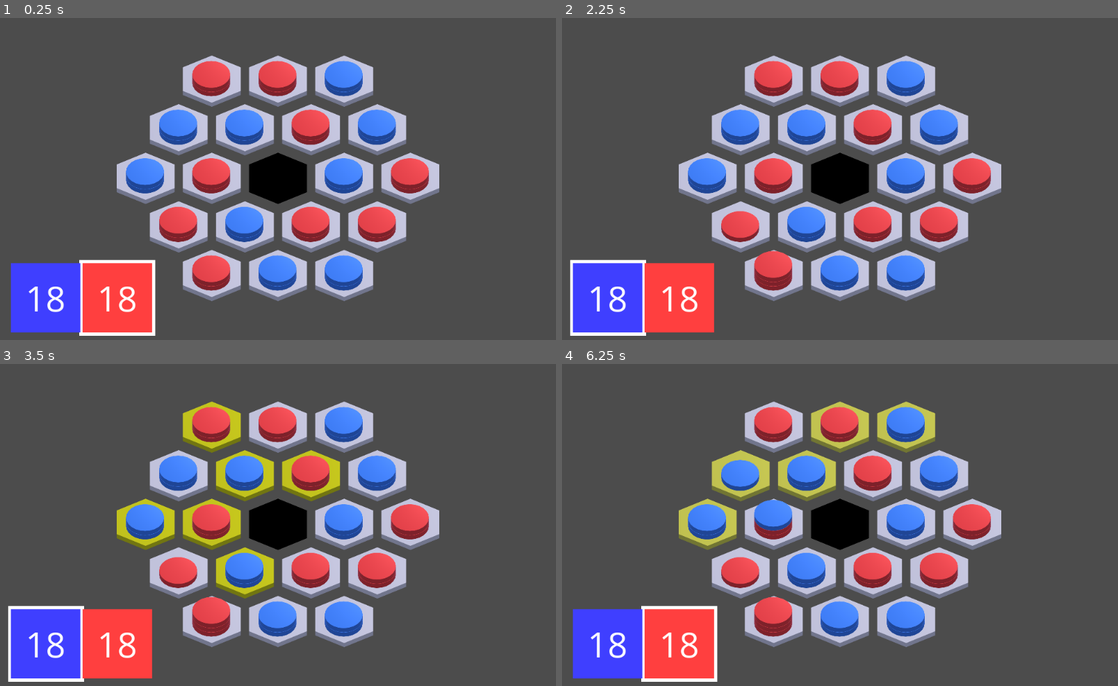
Above: before the commit, frames 1-4 (two rows, left to right).
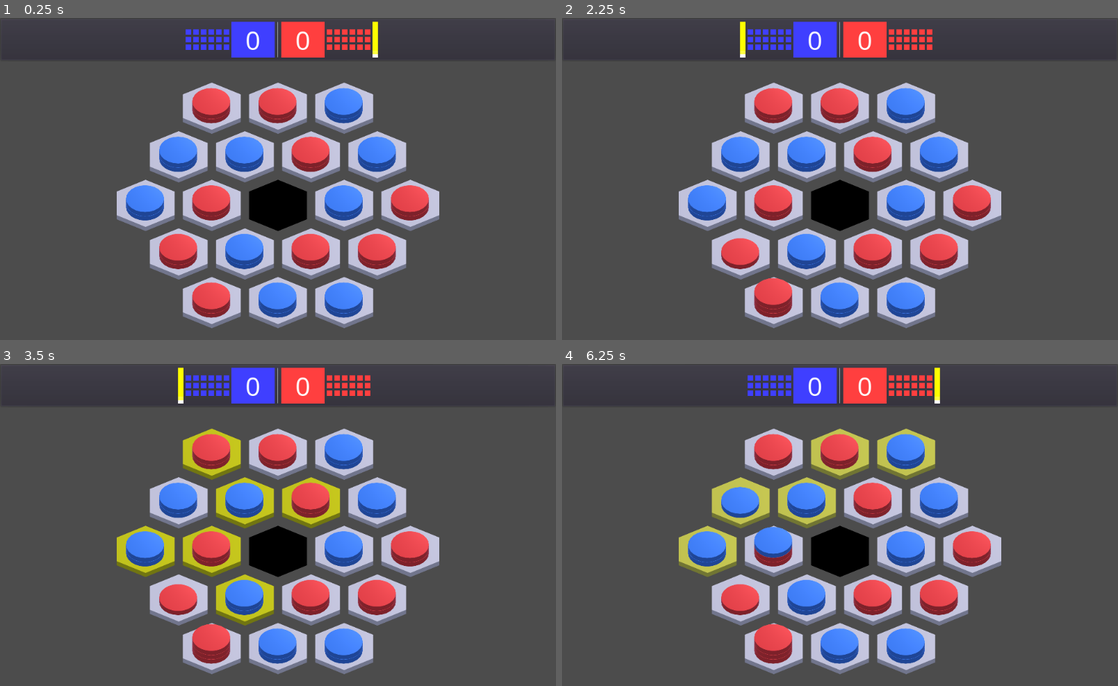
Above: after the commit, the same moments.

Repository: Syldarion/TumbleTile
Game: Godot game, scene res://scenes/Game.tscn
Same seed, same stepped clock (60 frames per second), same inputs: the game is played once before the commit and once after it.
Inputs (mouse positions are in pixels of both pictures, inside the frame that each line leads up to):
- Up to frame 1 (0.25 s): no input
- Up to frame 2 (2.25 s): tap Enter at 0.5 s; move the mouse to (706, 179) at 0.52 s; click (706, 179) at 0.67 s; tap Space at 1.25 s; move the mouse to (739, 230) at 1.27 s; click (739, 230) at 1.42 s; move the mouse to (773, 278) at 2.02 s; click (773, 278) at 2.17 s
- Up to frame 3 (3.5 s): tap Enter at 2.75 s; move the mouse to (177, 476) at 2.77 s; click (177, 476) at 2.92 s
- Up to frame 4 (6.25 s): move the mouse to (773, 525) at 3.52 s; click (773, 525) at 3.67 s; tap Space at 4.25, 5.75 s; move the mouse to (806, 576) at 4.27 s; click (806, 576) at 4.42 s; tap Enter at 5 s; move the mouse to (840, 624) at 5.02 s; click (840, 624) at 5.17 s; move the mouse to (773, 428) at 5.77 s; click (773, 428) at 5.92 s

The runs differ from the first frame. In frame 1, 41% of the frame differs, in the area x 1-96%, y 1-99%; in frame 2, 41%; in frame 3, 42%; in frame 4, 42%.

Commit message:
Updated score and turn UI

Diff:
--- a/project.godot
+++ b/project.godot
@@ -28,6 +28,7 @@
 
 config/name="TumbleTile"
 run/main_scene="res://scenes/Game.tscn"
+boot_splash/image="res://sprites/TileTumbleLogo.png"
 config/icon="res://icon.png"
 
 [autoload]
--- a/scenes/Game.tscn
+++ b/scenes/Game.tscn
@@ -1,13 +1,10 @@
-[gd_scene load_steps=7 format=2]
+[gd_scene load_steps=8 format=2]
 
 [ext_resource path="res://scenes/HexMap.tscn" type="PackedScene" id=1]
 [ext_resource path="res://fonts/OpenSans-Regular.ttf" type="DynamicFontData" id=2]
 [ext_resource path="res://scripts/game_runner.gd" type="Script" id=3]
 [ext_resource path="res://scenes/PlayerChip.tscn" type="PackedScene" id=4]
-
-[sub_resource type="DynamicFont" id=1]
-size = 64
-font_data = ExtResource( 2 )
+[ext_resource path="res://scripts/game_ui.gd" type="Script" id=5]
 
 [sub_resource type="DynamicFont" id=2]
 size = 72
@@ -16,78 +13,25 @@
 use_filter = true
 font_data = ExtResource( 2 )
 
+[sub_resource type="DynamicFont" id=3]
+size = 48
+use_filter = true
+font_data = ExtResource( 2 )
+
 [node name="Game" type="Node2D"]
 script = ExtResource( 3 )
 player_one_indicator_pos = Vector2( 15, 447 )
 player_two_indicator_pos = Vector2( 146, 447 )
 
 [node name="Camera2D" type="Camera2D" parent="."]
+offset = Vector2( 0, -50 )
 current = true
 
 [node name="HexMap" parent="." instance=ExtResource( 1 )]
 player_chip_scene = ExtResource( 4 )
 
 [node name="GameUI" type="CanvasLayer" parent="."]
-
-[node name="CurrentRect" type="ColorRect" parent="GameUI"]
-anchor_top = 1.0
-anchor_bottom = 1.0
-margin_left = 146.0
-margin_top = -153.0
-margin_right = 286.0
-margin_bottom = -13.0
-rect_min_size = Vector2( 140, 140 )
-__meta__ = {
-"_edit_use_anchors_": false
-}
-
-[node name="HBoxContainer" type="HBoxContainer" parent="GameUI"]
-anchor_top = 1.0
-anchor_bottom = 1.0
-margin_left = 20.0
-margin_top = -147.0
-margin_right = 280.0
-margin_bottom = -19.0
-rect_min_size = Vector2( 256, 128 )
-alignment = 1
-__meta__ = {
-"_edit_use_anchors_": false
-}
-
-[node name="BluePlayerRect" type="ColorRect" parent="GameUI/HBoxContainer"]
-margin_right = 128.0
-margin_bottom = 128.0
-rect_min_size = Vector2( 128, 128 )
-color = Color( 0.25098, 0.25098, 1, 1 )
-
-[node name="BluePlayerChipCount" type="Label" parent="GameUI/HBoxContainer/BluePlayerRect"]
-anchor_right = 1.0
-anchor_bottom = 1.0
-custom_fonts/font = SubResource( 1 )
-text = "18"
-align = 1
-valign = 1
-__meta__ = {
-"_edit_use_anchors_": false
-}
-
-[node name="RedPlayerRect" type="ColorRect" parent="GameUI/HBoxContainer"]
-margin_left = 132.0
-margin_right = 260.0
-margin_bottom = 128.0
-rect_min_size = Vector2( 128, 128 )
-color = Color( 1, 0.25098, 0.25098, 1 )
-
-[node name="RedPlayerChipCount" type="Label" parent="GameUI/HBoxContainer/RedPlayerRect"]
-anchor_right = 1.0
-anchor_bottom = 1.0
-custom_fonts/font = SubResource( 1 )
-text = "18"
-align = 1
-valign = 1
-__meta__ = {
-"_edit_use_anchors_": false
-}
+script = ExtResource( 5 )
 
 [node name="MessageContainer" type="CenterContainer" parent="GameUI"]
 anchor_right = 1.0
@@ -117,4 +61,443 @@
 custom_fonts/font = SubResource( 2 )
 text = "RED WINS"
 
+[node name="ScorePanel" type="PanelContainer" parent="GameUI"]
+anchor_right = 1.0
+margin_bottom = 80.0
+__meta__ = {
+"_edit_use_anchors_": false
+}
+
+[node name="ScoreContainer" type="HBoxContainer" parent="GameUI/ScorePanel"]
+margin_left = 7.0
+margin_top = 7.0
+margin_right = 1017.0
+margin_bottom = 73.0
+alignment = 1
+
+[node name="BlueScoreContainer" type="HBoxContainer" parent="GameUI/ScorePanel/ScoreContainer"]
+margin_left = 321.0
+margin_right = 499.0
+margin_bottom = 66.0
+alignment = 2
+
+[node name="TurnIndicator" type="ColorRect" parent="GameUI/ScorePanel/ScoreContainer/BlueScoreContainer"]
+margin_right = 10.0
+margin_bottom = 66.0
+rect_min_size = Vector2( 10, 40 )
+color = Color( 1, 1, 0.25098, 1 )
+
+[node name="ChitsContainer" type="GridContainer" parent="GameUI/ScorePanel/ScoreContainer/BlueScoreContainer"]
+margin_left = 14.0
+margin_top = 14.0
+margin_right = 94.0
+margin_bottom = 52.0
+size_flags_vertical = 4
+columns = 6
+
+[node name="ColorRect" type="ColorRect" parent="GameUI/ScorePanel/ScoreContainer/BlueScoreContainer/ChitsContainer"]
+margin_right = 10.0
+margin_bottom = 10.0
+rect_min_size = Vector2( 10, 10 )
+size_flags_horizontal = 3
+size_flags_vertical = 3
+color = Color( 0.25098, 0.25098, 1, 1 )
+
+[node name="ColorRect2" type="ColorRect" parent="GameUI/ScorePanel/ScoreContainer/BlueScoreContainer/ChitsContainer"]
+margin_left = 14.0
+margin_right = 24.0
+margin_bottom = 10.0
+rect_min_size = Vector2( 10, 10 )
+size_flags_horizontal = 3
+size_flags_vertical = 3
+color = Color( 0.25098, 0.25098, 1, 1 )
+
+[node name="ColorRect3" type="ColorRect" parent="GameUI/ScorePanel/ScoreContainer/BlueScoreContainer/ChitsContainer"]
+margin_left = 28.0
+margin_right = 38.0
+margin_bottom = 10.0
+rect_min_size = Vector2( 10, 10 )
+size_flags_horizontal = 3
+size_flags_vertical = 3
+color = Color( 0.25098, 0.25098, 1, 1 )
+
+[node name="ColorRect4" type="ColorRect" parent="GameUI/ScorePanel/ScoreContainer/BlueScoreContainer/ChitsContainer"]
+margin_left = 42.0
+margin_right = 52.0
+margin_bottom = 10.0
+rect_min_size = Vector2( 10, 10 )
+size_flags_horizontal = 3
+size_flags_vertical = 3
+color = Color( 0.25098, 0.25098, 1, 1 )
+
+[node name="ColorRect5" type="ColorRect" parent="GameUI/ScorePanel/ScoreContainer/BlueScoreContainer/ChitsContainer"]
+margin_left = 56.0
+margin_right = 66.0
+margin_bottom = 10.0
+rect_min_size = Vector2( 10, 10 )
+size_flags_horizontal = 3
+size_flags_vertical = 3
+color = Color( 0.25098, 0.25098, 1, 1 )
+
+[node name="ColorRect6" type="ColorRect" parent="GameUI/ScorePanel/ScoreContainer/BlueScoreContainer/ChitsContainer"]
+margin_left = 70.0
+margin_right = 80.0
+margin_bottom = 10.0
+rect_min_size = Vector2( 10, 10 )
+size_flags_horizontal = 3
+size_flags_vertical = 3
+color = Color( 0.25098, 0.25098, 1, 1 )
+
+[node name="ColorRect7" type="ColorRect" parent="GameUI/ScorePanel/ScoreContainer/BlueScoreContainer/ChitsContainer"]
+margin_top = 14.0
+margin_right = 10.0
+margin_bottom = 24.0
+rect_min_size = Vector2( 10, 10 )
+size_flags_horizontal = 3
+size_flags_vertical = 3
+color = Color( 0.25098, 0.25098, 1, 1 )
+
+[node name="ColorRect8" type="ColorRect" parent="GameUI/ScorePanel/ScoreContainer/BlueScoreContainer/ChitsContainer"]
+margin_left = 14.0
+margin_top = 14.0
+margin_right = 24.0
+margin_bottom = 24.0
+rect_min_size = Vector2( 10, 10 )
+size_flags_horizontal = 3
+size_flags_vertical = 3
+color = Color( 0.25098, 0.25098, 1, 1 )
+
+[node name="ColorRect9" type="ColorRect" parent="GameUI/ScorePanel/ScoreContainer/BlueScoreContainer/ChitsContainer"]
+margin_left = 28.0
+margin_top = 14.0
+margin_right = 38.0
+margin_bottom = 24.0
+rect_min_size = Vector2( 10, 10 )
+size_flags_horizontal = 3
+size_flags_vertical = 3
+color = Color( 0.25098, 0.25098, 1, 1 )
+
+[node name="ColorRect10" type="ColorRect" parent="GameUI/ScorePanel/ScoreContainer/BlueScoreContainer/ChitsContainer"]
+margin_left = 42.0
+margin_top = 14.0
+margin_right = 52.0
+margin_bottom = 24.0
+rect_min_size = Vector2( 10, 10 )
+size_flags_horizontal = 3
+size_flags_vertical = 3
+color = Color( 0.25098, 0.25098, 1, 1 )
+
+[node name="ColorRect11" type="ColorRect" parent="GameUI/ScorePanel/ScoreContainer/BlueScoreContainer/ChitsContainer"]
+margin_left = 56.0
+margin_top = 14.0
+margin_right = 66.0
+margin_bottom = 24.0
+rect_min_size = Vector2( 10, 10 )
+size_flags_horizontal = 3
+size_flags_vertical = 3
+color = Color( 0.25098, 0.25098, 1, 1 )
+
+[node name="ColorRect12" type="ColorRect" parent="GameUI/ScorePanel/ScoreContainer/BlueScoreContainer/ChitsContainer"]
+margin_left = 70.0
+margin_top = 14.0
+margin_right = 80.0
+margin_bottom = 24.0
+rect_min_size = Vector2( 10, 10 )
+size_flags_horizontal = 3
+size_flags_vertical = 3
+color = Color( 0.25098, 0.25098, 1, 1 )
+
+[node name="ColorRect13" type="ColorRect" parent="GameUI/ScorePanel/ScoreContainer/BlueScoreContainer/ChitsContainer"]
+margin_top = 28.0
+margin_right = 10.0
+margin_bottom = 38.0
+rect_min_size = Vector2( 10, 10 )
+size_flags_horizontal = 3
+size_flags_vertical = 3
+color = Color( 0.25098, 0.25098, 1, 1 )
+
+[node name="ColorRect14" type="ColorRect" parent="GameUI/ScorePanel/ScoreContainer/BlueScoreContainer/ChitsContainer"]
+margin_left = 14.0
+margin_top = 28.0
+margin_right = 24.0
+margin_bottom = 38.0
+rect_min_size = Vector2( 10, 10 )
+size_flags_horizontal = 3
+size_flags_vertical = 3
+color = Color( 0.25098, 0.25098, 1, 1 )
+
+[node name="ColorRect15" type="ColorRect" parent="GameUI/ScorePanel/ScoreContainer/BlueScoreContainer/ChitsContainer"]
+margin_left = 28.0
+margin_top = 28.0
+margin_right = 38.0
+margin_bottom = 38.0
+rect_min_size = Vector2( 10, 10 )
+size_flags_horizontal = 3
+size_flags_vertical = 3
+color = Color( 0.25098, 0.25098, 1, 1 )
+
+[node name="ColorRect16" type="ColorRect" parent="GameUI/ScorePanel/ScoreContainer/BlueScoreContainer/ChitsContainer"]
+margin_left = 42.0
+margin_top = 28.0
+margin_right = 52.0
+margin_bottom = 38.0
+rect_min_size = Vector2( 10, 10 )
+size_flags_horizontal = 3
+size_flags_vertical = 3
+color = Color( 0.25098, 0.25098, 1, 1 )
+
+[node name="ColorRect17" type="ColorRect" parent="GameUI/ScorePanel/ScoreContainer/BlueScoreContainer/ChitsContainer"]
+margin_left = 56.0
+margin_top = 28.0
+margin_right = 66.0
+margin_bottom = 38.0
+rect_min_size = Vector2( 10, 10 )
+size_flags_horizontal = 3
+size_flags_vertical = 3
+color = Color( 0.25098, 0.25098, 1, 1 )
+
+[node name="ColorRect18" type="ColorRect" parent="GameUI/ScorePanel/ScoreContainer/BlueScoreContainer/ChitsContainer"]
+margin_left = 70.0
+margin_top = 28.0
+margin_right = 80.0
+margin_bottom = 38.0
+rect_min_size = Vector2( 10, 10 )
+size_flags_horizontal = 3
+size_flags_vertical = 3
+color = Color( 0.25098, 0.25098, 1, 1 )
+
+[node name="ColorRect" type="ColorRect" parent="GameUI/ScorePanel/ScoreContainer/BlueScoreContainer"]
+margin_left = 98.0
+margin_right = 178.0
+margin_bottom = 66.0
+rect_min_size = Vector2( 80, 0 )
+color = Color( 0.25098, 0.25098, 1, 1 )
+
+[node name="WinsLabel" type="Label" parent="GameUI/ScorePanel/ScoreContainer/BlueScoreContainer/ColorRect"]
+anchor_right = 1.0
+anchor_bottom = 1.0
+custom_fonts/font = SubResource( 3 )
+text = "0"
+align = 1
+valign = 1
+__meta__ = {
+"_edit_use_anchors_": false
+}
+
+[node name="VSeparator" type="VSeparator" parent="GameUI/ScorePanel/ScoreContainer"]
+margin_left = 503.0
+margin_right = 507.0
+margin_bottom = 66.0
+
+[node name="RedScoreContainer" type="HBoxContainer" parent="GameUI/ScorePanel/ScoreContainer"]
+margin_left = 511.0
+margin_right = 689.0
+margin_bottom = 66.0
+
+[node name="ColorRect" type="ColorRect" parent="GameUI/ScorePanel/ScoreContainer/RedScoreContainer"]
+margin_right = 80.0
+margin_bottom = 66.0
+rect_min_size = Vector2( 80, 0 )
+color = Color( 1, 0.25098, 0.25098, 1 )
+
+[node name="WinsLabel" type="Label" parent="GameUI/ScorePanel/ScoreContainer/RedScoreContainer/ColorRect"]
+anchor_right = 1.0
+anchor_bottom = 1.0
+custom_fonts/font = SubResource( 3 )
+text = "0"
+align = 1
+valign = 1
+__meta__ = {
+"_edit_use_anchors_": false
+}
+
+[node name="ChitsContainer" type="GridContainer" parent="GameUI/ScorePanel/ScoreContainer/RedScoreContainer"]
+margin_left = 84.0
+margin_top = 14.0
+margin_right = 164.0
+margin_bottom = 52.0
+size_flags_vertical = 4
+columns = 6
+__meta__ = {
+"_edit_use_anchors_": false
+}
+
+[node name="ColorRect" type="ColorRect" parent="GameUI/ScorePanel/ScoreContainer/RedScoreContainer/ChitsContainer"]
+margin_right = 10.0
+margin_bottom = 10.0
+rect_min_size = Vector2( 10, 10 )
+size_flags_horizontal = 3
+size_flags_vertical = 3
+color = Color( 1, 0.25098, 0.25098, 1 )
+
+[node name="ColorRect2" type="ColorRect" parent="GameUI/ScorePanel/ScoreContainer/RedScoreContainer/ChitsContainer"]
+margin_left = 14.0
+margin_right = 24.0
+margin_bottom = 10.0
+rect_min_size = Vector2( 10, 10 )
+size_flags_horizontal = 3
+size_flags_vertical = 3
+color = Color( 1, 0.25098, 0.25098, 1 )
+
+[node name="ColorRect3" type="ColorRect" parent="GameUI/ScorePanel/ScoreContainer/RedScoreContainer/ChitsContainer"]
+margin_left = 28.0
+margin_right = 38.0
+margin_bottom = 10.0
+rect_min_size = Vector2( 10, 10 )
+size_flags_horizontal = 3
+size_flags_vertical = 3
+color = Color( 1, 0.25098, 0.25098, 1 )
+
+[node name="ColorRect4" type="ColorRect" parent="GameUI/ScorePanel/ScoreContainer/RedScoreContainer/ChitsContainer"]
+margin_left = 42.0
+margin_right = 52.0
+margin_bottom = 10.0
+rect_min_size = Vector2( 10, 10 )
+size_flags_horizontal = 3
+size_flags_vertical = 3
+color = Color( 1, 0.25098, 0.25098, 1 )
+
+[node name="ColorRect5" type="ColorRect" parent="GameUI/ScorePanel/ScoreContainer/RedScoreContainer/ChitsContainer"]
+margin_left = 56.0
+margin_right = 66.0
+margin_bottom = 10.0
+rect_min_size = Vector2( 10, 10 )
+size_flags_horizontal = 3
+size_flags_vertical = 3
+color = Color( 1, 0.25098, 0.25098, 1 )
+
+[node name="ColorRect6" type="ColorRect" parent="GameUI/ScorePanel/ScoreContainer/RedScoreContainer/ChitsContainer"]
+margin_left = 70.0
+margin_right = 80.0
+margin_bottom = 10.0
+rect_min_size = Vector2( 10, 10 )
+size_flags_horizontal = 3
+size_flags_vertical = 3
+color = Color( 1, 0.25098, 0.25098, 1 )
+
+[node name="ColorRect7" type="ColorRect" parent="GameUI/ScorePanel/ScoreContainer/RedScoreContainer/ChitsContainer"]
+margin_top = 14.0
+margin_right = 10.0
+margin_bottom = 24.0
+rect_min_size = Vector2( 10, 10 )
+size_flags_horizontal = 3
+size_flags_vertical = 3
+color = Color( 1, 0.25098, 0.25098, 1 )
+
+[node name="ColorRect8" type="ColorRect" parent="GameUI/ScorePanel/ScoreContainer/RedScoreContainer/ChitsContainer"]
+margin_left = 14.0
+margin_top = 14.0
+margin_right = 24.0
+margin_bottom = 24.0
+rect_min_size = Vector2( 10, 10 )
+size_flags_horizontal = 3
+size_flags_vertical = 3
+color = Color( 1, 0.25098, 0.25098, 1 )
+
+[node name="ColorRect9" type="ColorRect" parent="GameUI/ScorePanel/ScoreContainer/RedScoreContainer/ChitsContainer"]
+margin_left = 28.0
+margin_top = 14.0
+margin_right = 38.0
+margin_bottom = 24.0
+rect_min_size = Vector2( 10, 10 )
+size_flags_horizontal = 3
+size_flags_vertical = 3
+color = Color( 1, 0.25098, 0.25098, 1 )
+
+[node name="ColorRect10" type="ColorRect" parent="GameUI/ScorePanel/ScoreContainer/RedScoreContainer/ChitsContainer"]
+margin_left = 42.0
+margin_top = 14.0
+margin_right = 52.0
+margin_bottom = 24.0
+rect_min_size = Vector2( 10, 10 )
+size_flags_horizontal = 3
+size_flags_vertical = 3
+color = Color( 1, 0.25098, 0.25098, 1 )
+
+[node name="ColorRect11" type="ColorRect" parent="GameUI/ScorePanel/ScoreContainer/RedScoreContainer/ChitsContainer"]
+margin_left = 56.0
+margin_top = 14.0
+margin_right = 66.0
+margin_bottom = 24.0
+rect_min_size = Vector2( 10, 10 )
+size_flags_horizontal = 3
+size_flags_vertical = 3
+color = Color( 1, 0.25098, 0.25098, 1 )
+
+[node name="ColorRect12" type="ColorRect" parent="GameUI/ScorePanel/ScoreContainer/RedScoreContainer/ChitsContainer"]
+margin_left = 70.0
+margin_top = 14.0
+margin_right = 80.0
+margin_bottom = 24.0
+rect_min_size = Vector2( 10, 10 )
+size_flags_horizontal = 3
+size_flags_vertical = 3
+color = Color( 1, 0.25098, 0.25098, 1 )
+
+[node name="ColorRect13" type="ColorRect" parent="GameUI/ScorePanel/ScoreContainer/RedScoreContainer/ChitsContainer"]
+margin_top = 28.0
+margin_right = 10.0
+margin_bottom = 38.0
+rect_min_size = Vector2( 10, 10 )
+size_flags_horizontal = 3
+size_flags_vertical = 3
+color = Color( 1, 0.25098, 0.25098, 1 )
+
+[node name="ColorRect14" type="ColorRect" parent="GameUI/ScorePanel/ScoreContainer/RedScoreContainer/ChitsContainer"]
+margin_left = 14.0
+margin_top = 28.0
+margin_right = 24.0
+margin_bottom = 38.0
+rect_min_size = Vector2( 10, 10 )
+size_flags_horizontal = 3
+size_flags_vertical = 3
+color = Color( 1, 0.25098, 0.25098, 1 )
+
+[node name="ColorRect15" type="ColorRect" parent="GameUI/ScorePanel/ScoreContainer/RedScoreContainer/ChitsContainer"]
+margin_left = 28.0
+margin_top = 28.0
+margin_right = 38.0
+margin_bottom = 38.0
+rect_min_size = Vector2( 10, 10 )
+size_flags_horizontal = 3
+size_flags_vertical = 3
+color = Color( 1, 0.25098, 0.25098, 1 )
+
+[node name="ColorRect16" type="ColorRect" parent="GameUI/ScorePanel/ScoreContainer/RedScoreContainer/ChitsContainer"]
+margin_left = 42.0
+margin_top = 28.0
+margin_right = 52.0
+margin_bottom = 38.0
+rect_min_size = Vector2( 10, 10 )
+size_flags_horizontal = 3
+size_flags_vertical = 3
+color = Color( 1, 0.25098, 0.25098, 1 )
+
+[node name="ColorRect17" type="ColorRect" parent="GameUI/ScorePanel/ScoreContainer/RedScoreContainer/ChitsContainer"]
+margin_left = 56.0
+margin_top = 28.0
+margin_right = 66.0
+margin_bottom = 38.0
+rect_min_size = Vector2( 10, 10 )
+size_flags_horizontal = 3
+size_flags_vertical = 3
+color = Color( 1, 0.25098, 0.25098, 1 )
+
+[node name="ColorRect18" type="ColorRect" parent="GameUI/ScorePanel/ScoreContainer/RedScoreContainer/ChitsContainer"]
+margin_left = 70.0
+margin_top = 28.0
+margin_right = 80.0
+margin_bottom = 38.0
+rect_min_size = Vector2( 10, 10 )
+size_flags_horizontal = 3
+size_flags_vertical = 3
+color = Color( 1, 0.25098, 0.25098, 1 )
+
+[node name="TurnIndicator" type="ColorRect" parent="GameUI/ScorePanel/ScoreContainer/RedScoreContainer"]
+margin_left = 168.0
+margin_right = 178.0
+margin_bottom = 66.0
+rect_min_size = Vector2( 10, 40 )
+color = Color( 1, 1, 0.25098, 1 )
+
 [connection signal="gui_input" from="GameUI/MessageContainer" to="." method="_on_MessageContainer_gui_input"]
--- a/scripts/game_runner.gd
+++ b/scripts/game_runner.gd
@@ -5,15 +5,15 @@
 export(Vector2) var player_two_indicator_pos
 
 onready var hex_map = $HexMap
-onready var current_player_rect = $GameUI/CurrentRect
-onready var player_one_chips_label = $GameUI/HBoxContainer/BluePlayerRect/BluePlayerChipCount
-onready var player_two_chips_label = $GameUI/HBoxContainer/RedPlayerRect/RedPlayerChipCount
+onready var game_ui = $GameUI
 
 var chips_in_hand
 var player_one_chips
 var player_two_chips
 var player_one_moves
 var player_two_moves
+var player_one_wins = 0
+var player_two_wins = 0
 
 func _ready():
 	hex_map.connect("move_made", self, "_on_HexMap_move_made")
@@ -28,6 +28,7 @@
 
 func reset_board():
 	hex_map.clear_map()
+	game_ui.reset_chip_indicators()
 
 func flip_for_first_player():
 	randomize()
@@ -41,10 +42,7 @@
 	hex_map.place_chips()
 
 func move_indicator_to_active_player():
-	if GameVariables.active_player == GameVariables.PLAYER_ONE:
-		current_player_rect.rect_position = player_one_indicator_pos
-	else:
-		current_player_rect.rect_position = player_two_indicator_pos
+	game_ui.switch_turn_indicator(GameVariables.active_player)
 
 func swap_active_player():
 	if GameVariables.active_player == GameVariables.PLAYER_ONE:
@@ -55,8 +53,8 @@
 func update_counts():
 	player_one_chips = hex_map.chip_count(GameVariables.PLAYER_ONE)
 	player_two_chips = hex_map.chip_count(GameVariables.PLAYER_TWO)
-	player_one_chips_label.text = str(player_one_chips)
-	player_two_chips_label.text = str(player_two_chips)
+	game_ui.update_chip_count(GameVariables.PLAYER_ONE, player_one_chips)
+	game_ui.update_chip_count(GameVariables.PLAYER_TWO, player_two_chips)
 	player_one_moves = hex_map.moves_available(GameVariables.PLAYER_ONE)
 	player_two_moves = hex_map.moves_available(GameVariables.PLAYER_TWO)
 
@@ -64,9 +62,13 @@
 	if player_one_chips == 0 or player_one_moves == 0:
 		$GameUI/MessageContainer/RedWinsLabel.show()
 		$GameUI/MessageContainer.mouse_filter = Control.MOUSE_FILTER_STOP
+		player_two_wins += 1
+		game_ui.update_wins(GameVariables.PLAYER_TWO, player_two_wins)
 	elif player_two_chips == 0 or player_two_moves == 0:
 		$GameUI/MessageContainer/BlueWinsLabel.show()
 		$GameUI/MessageContainer.mouse_filter = Control.MOUSE_FILTER_STOP
+		player_one_wins += 1
+		game_ui.update_wins(GameVariables.PLAYER_ONE, player_one_wins)
 
 func _on_HexMap_move_made():
 	swap_active_player()
--- /dev/null
+++ b/scripts/game_ui.gd
@@ -0,0 +1,40 @@
+extends Node
+
+onready var blue_turn_indicator = $ScorePanel/ScoreContainer/BlueScoreContainer/TurnIndicator
+onready var red_turn_indicator = $ScorePanel/ScoreContainer/RedScoreContainer/TurnIndicator
+onready var blue_chits_container = $ScorePanel/ScoreContainer/BlueScoreContainer/ChitsContainer
+onready var red_chits_container = $ScorePanel/ScoreContainer/RedScoreContainer/ChitsContainer
+onready var blue_wins_label = $ScorePanel/ScoreContainer/BlueScoreContainer/ColorRect/WinsLabel
+onready var red_wins_label = $ScorePanel/ScoreContainer/RedScoreContainer/ColorRect/WinsLabel
+
+
+func _ready():
+	pass
+
+func switch_turn_indicator(player):
+	if player == GameVariables.PLAYER_ONE:
+		blue_turn_indicator.modulate.a = 255
+		red_turn_indicator.modulate.a = 0
+	else:
+		blue_turn_indicator.modulate.a = 0
+		red_turn_indicator.modulate.a = 255
+
+func update_wins(player, wins):
+	if player == GameVariables.PLAYER_ONE:
+		blue_wins_label.text = str(wins)
+	else:
+		red_wins_label.text = str(wins)
+
+func update_chip_count(player, chips):
+	if player == GameVariables.PLAYER_ONE:
+		for i in range(blue_chits_container.get_child_count() - 1, chips - 1, -1):
+			blue_chits_container.get_child(i).hide()
+	else:
+		for i in range(red_chits_container.get_child_count() - 1, chips - 1, -1):
+			red_chits_container.get_child(i).hide()
+
+func reset_chip_indicators():
+	for chip in blue_chits_container.get_children():
+		chip.show()
+	for chip in red_chits_container.get_children():
+		chip.show()
Binary file added: sprites/TileTumbleLogo.png
Not shown, added: sprites/TileTumbleLogo.png.import
